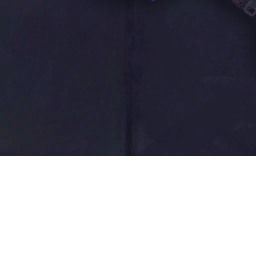
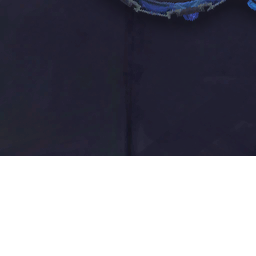
Layered file, before and after one edit (256x256). Changes by layer:
painted on "Layer 1" over 90, 0, 256, 79
